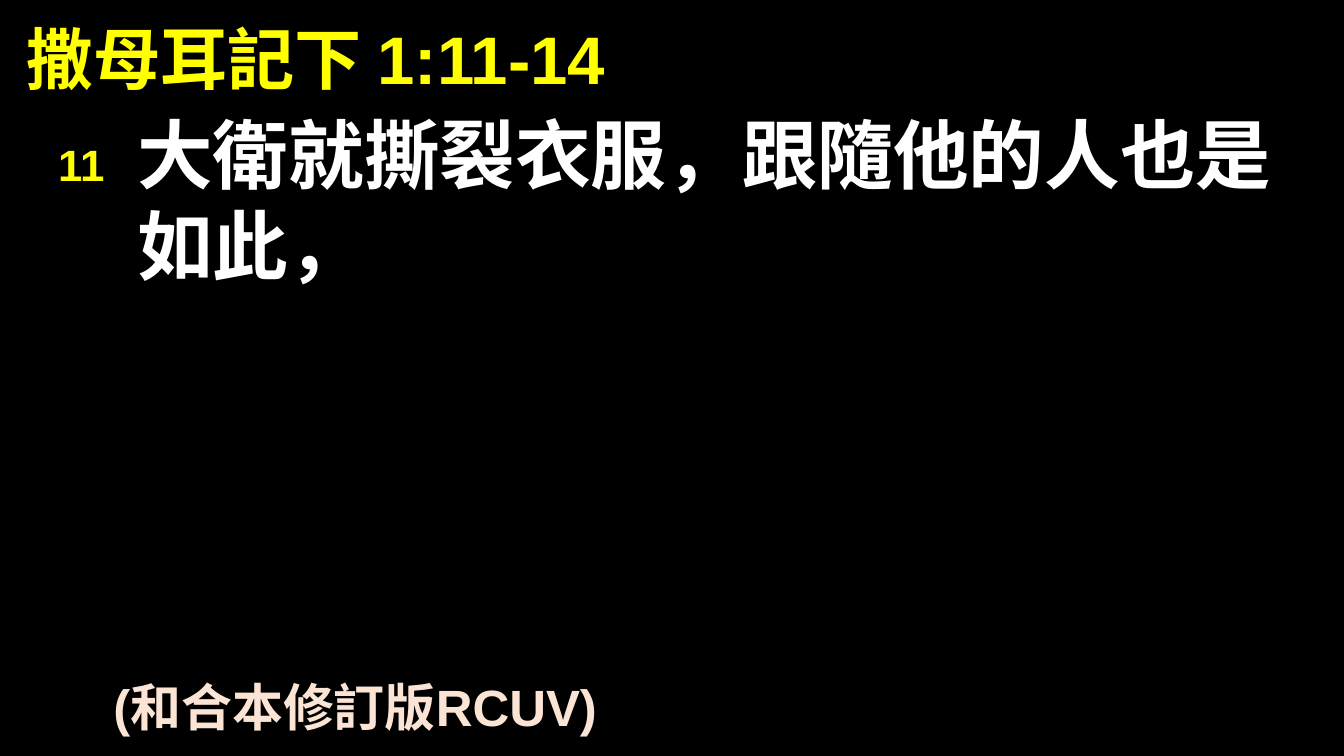
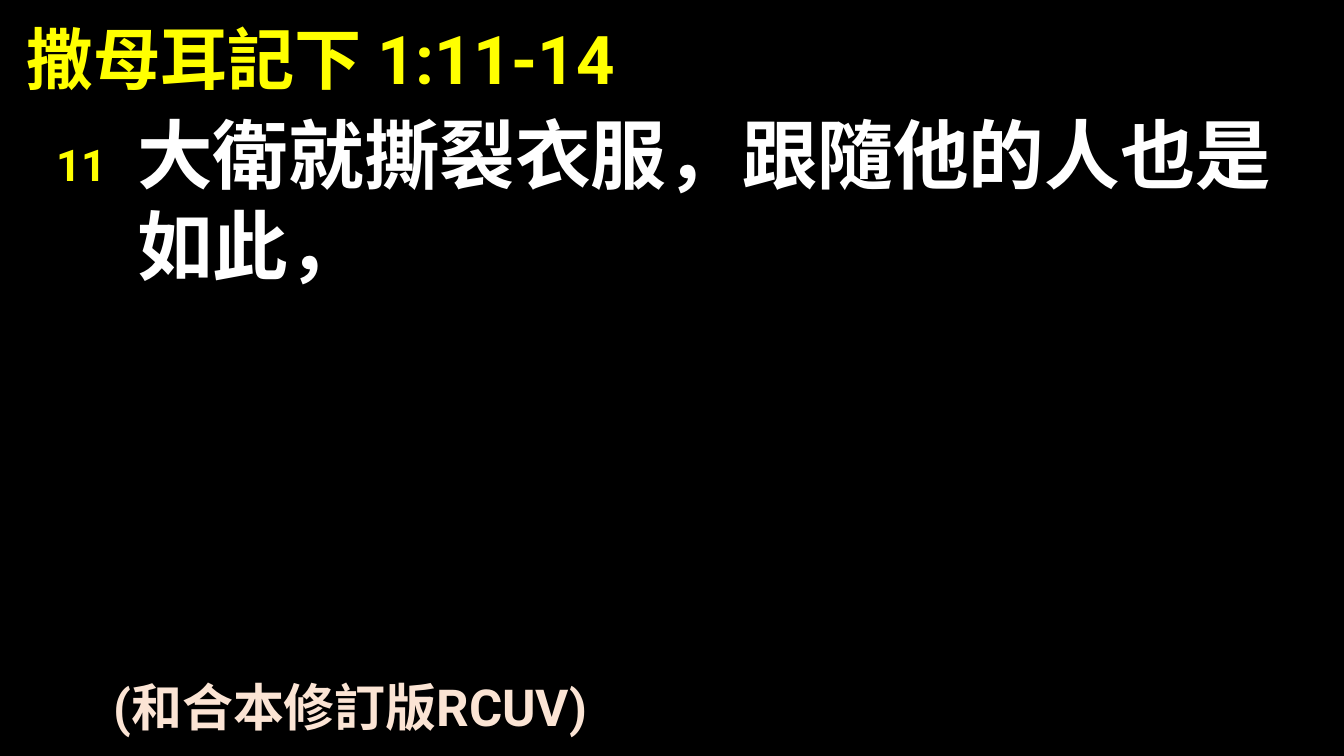
Before and after one commit to ricky40043/bible_PPT, a slide deck: slide 1 of 經文範本.pptx. Drawn at 1344x756 pixels with LibreOffice and Linux fonts; fonts in the diff are those of the drawing. Boxes give left, top, right and bottom in pixels: in the first picture for what was removed or moved away, otherwise in the second. Text is boxed around its words. In the diff, an @@ line names an element or a change of style, - is before the commit and + after.

Commit message:
style(template): 更新經文範本 PPT 模板

```diff
--- a/經文範本.pptx
+++ b/經文範本.pptx
@@ font Arial to Roboto in 4 elements at (x1=56, y1=150, x2=106, y2=181), (x1=26, y1=26, x2=615, y2=90), (x1=137, y1=118, x2=1271, y2=284), (x1=113, y1=682, x2=587, y2=737) @@
```
